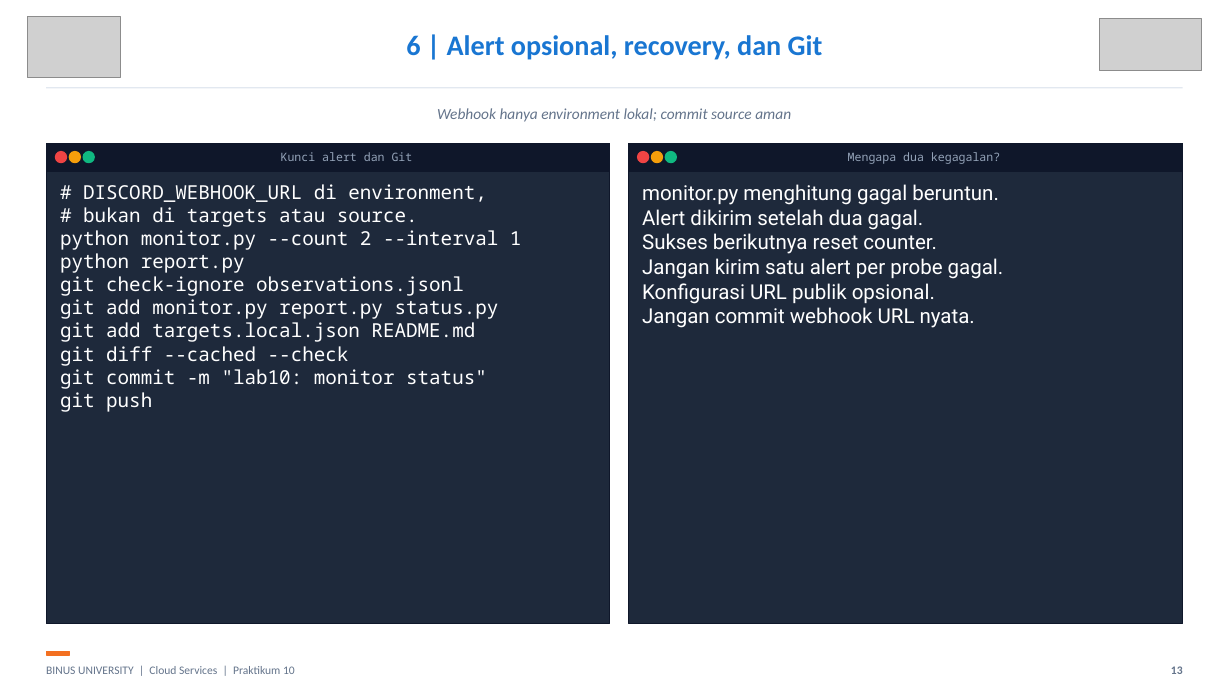
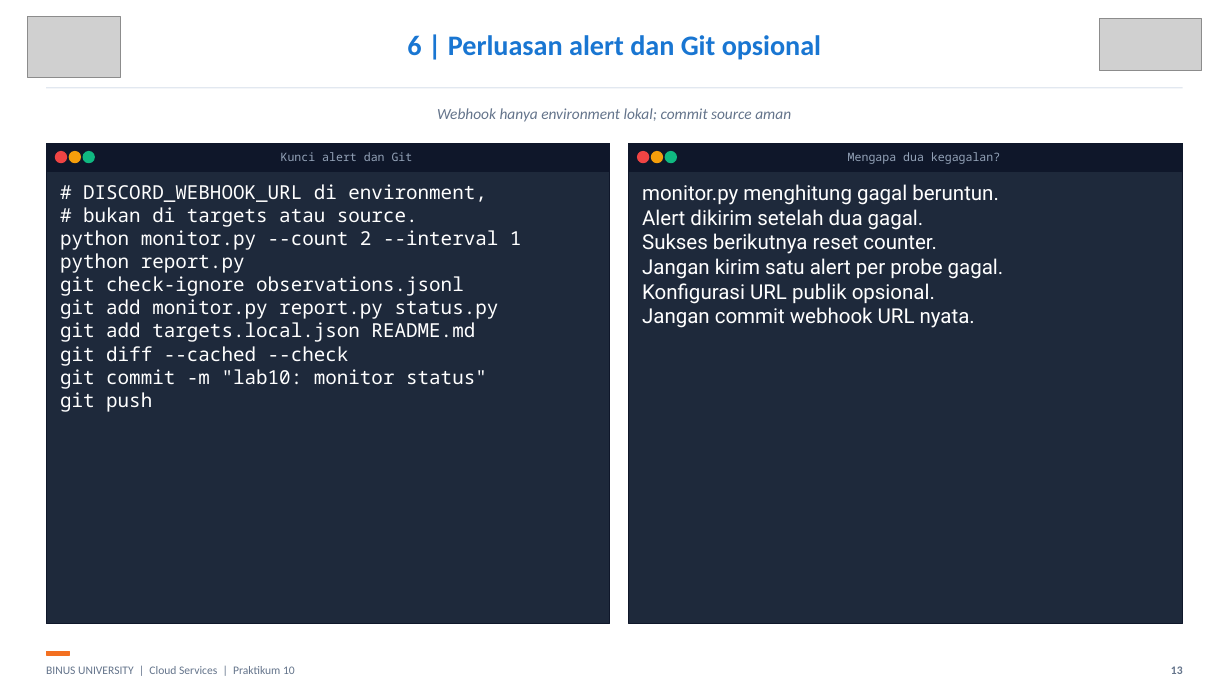
Before and after one commit to SeedFlora/meet10CloudService, a slide deck: slide 13 of slides/LAB10_Monitoring_Status_Bukti_Live.pptx. Drawn at 1232x693 pixels with LibreOffice and Linux fonts; fonts in the diff are those of the drawing; grey boxes stand for pictures. Boxes give left, top, right and bottom in pixels: in the first picture for what was removed or moved away, otherwise in the second. Text is boxed around its words. In the diff, an @@ line names an element or a change of style, - is before the commit and + after.

```diff
--- a/slides/LAB10_Monitoring_Status_Bukti_Live.pptx
+++ b/slides/LAB10_Monitoring_Status_Bukti_Live.pptx
@@ text at [407,35,821,60]: text changed @@
-6 | Alert opsional, recovery, dan Git
+6 | Perluasan alert dan Git opsional
```
Also in this commit, not shown: 4 other slides changed, 6 other files.
